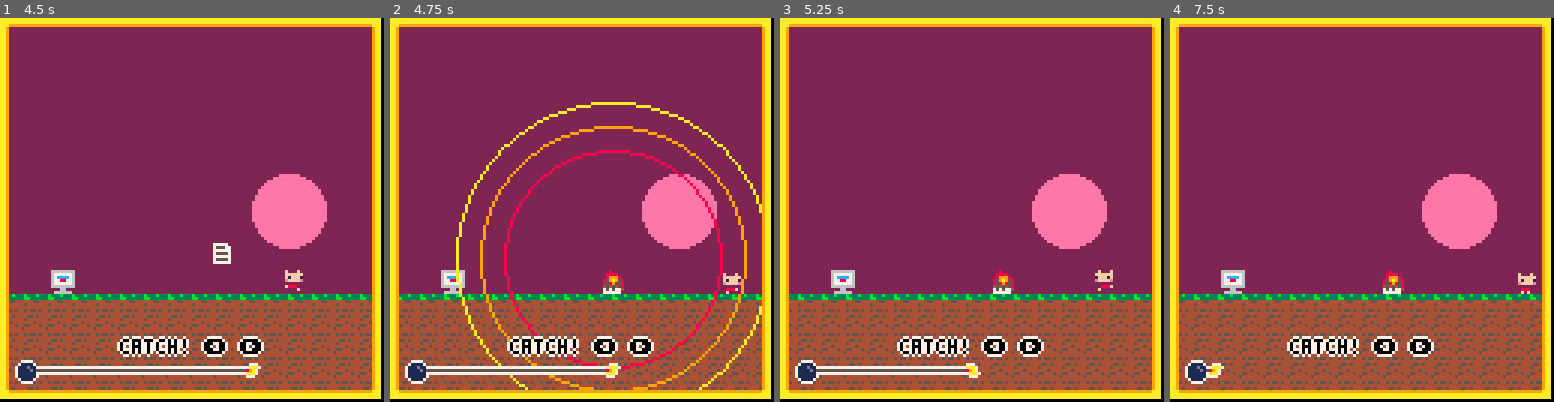
Above: before the commit, frames 1-4 (left to right).
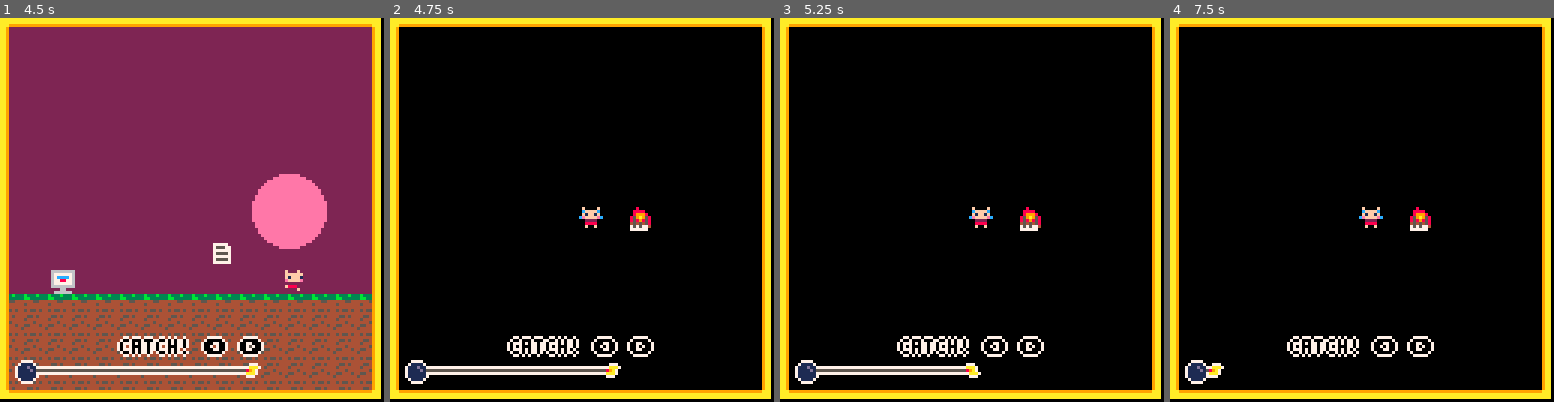
Above: after the commit, the same moments.

Repository: Kirais/PhDWare
Game: PICO-8 cartridge catch_phd_hat.p8
The game is run twice, just before and just after one commit, with the same random seed, the same clock (stepped at 60 frames per second) and the same inputs.
Inputs:
- Up to frame 1 (4.5 s): tap O (Z key) at 0.7, 1.7, 2.1, 2.5, 2.9, 3.3, 3.7, 4.1 s; hold Right 1.6-2.1 s; hold Right 2.47-3.03 s; hold Left 3.08-3.58 s; hold Right from 4.02 s (still down)
- Up to frame 2 (4.75 s): tap O (Z key) at 4.5 s; release Right at 4.68 s
- Up to frame 3 (5.25 s): tap O (Z key) at 4.9 s; hold Left from 5.08 s (still down)
- Up to frame 4 (7.5 s): tap O (Z key) every 0.4 s from 5.3 to 7.3 s; release Left at 5.68 s; hold Right 6.08-6.58 s; hold Right 6.63-7.13 s

Frame 1 is identical in both runs. In frame 2, 86% of the frame differs, in the area x 2-97%, y 2-97%; in frame 3, 87%; in frame 4, 87%.

Commit message:
add crying animation

Diff:
--- a/catch_phd_hat.p8
+++ b/catch_phd_hat.p8
@@ -287,6 +287,11 @@
  circ(paper.x+4, paper.y-4, c_rl - 16, 8)
  circ(paper.x+4, paper.y-4, c_rl - 8, 9)
  circ(paper.x+4, paper.y-4, c_rl, 10)
+
+ cls(0)
+ spr(paper.frame, 63+2*8,63)
+ player.frame = 20+flr(3*(2*t%1))
+ spr(player.frame, 63, 63)
 end
 
 function round(n)
@@ -678,14 +683,14 @@
 444454443bb33333002220000022200000888f000f88800000222000000000000000000066666666000000000000000000000000000000000000000000000000
 45544454444455440088800000888f000f00000000000f000f888000000000000000000000066000000000000000000000000000000000000000000000000000
 544444444544444400f0f00000f0000000000000000000000000f000000000000000000006666660000000000000000000000000000000000000000000000000
-0f0000f00f0000f000000000000000000f0000f00f0000f00000000000000000000000000f0000f00f0000f00000000000000000000000000000000000000000
-0f1ff1f00ffffff00f0000f00f0000f00ffffff00ffffff00f0000f00f0000f00f0000f00ffffff00ffffff00f0000f000000000000000000000000000000000
-0effffe00f1ff1f00ffffff00ffffff00f1ff1f00f1ff1f00ffffff00ffffff00ffffff00ffffff00ffffff00ffffff000000000000000000000000000000000
-0ff44ff00effffe00f1ff1f00f1ff1f00effffe00effffe00f1ff1f00ffffff00ffffff00ffffff00ffffff00ffffff000000000000000000000000000000000
-00f44f0000f44f000effffe00effffe000222200002222000effffe00ffffff00ffffff000222200002222000ffffff000000000000000000000000000000000
-0022220000222200002222000022220000888f00008888000022220000222200002222000088880000888f000022220000000000000000000000000000000000
-00888800008888000088880000888f0000f0000000000f0000888800008888000088880000000f0000f0000000888f0000000000000000000000000000000000
-00f00f0000f00f0000f00f0000f00000000000000000000000000f0000f00f0000000f00000000000000000000f0000000000000000000000000000000000000
+0f0000f00f0000f00000000000000000000000000f0000f00000000000000000000000000f0000f00f0000f00000000000000000000000000000000000000000
+0f1ff1f00ffffff00f0000f00f0000f00f0000f00cffffc0cf0000fc0f0000f00f0000f00ffffff00ffffff00f0000f000000000000000000000000000000000
+0effffe00f1ff1f00ffffff00cffffc0cffffffc0f1ff1f00ffffff00ffffff00ffffff00ffffff00ffffff00ffffff000000000000000000000000000000000
+0ff44ff00effffe00f1ff1f00f1ff1f00fcffcf0ceffffec0fcffcf00ffffff00ffffff00ffffff00ffffff00ffffff000000000000000000000000000000000
+00f44f0000f44f000effffe00effffe00effffe000222200ceffffec0ffffff00ffffff000222200002222000ffffff000000000000000000000000000000000
+00222200002222000022220000222200c022220c008888000022220000222200002222000088880000888f000022220000000000000000000000000000000000
+008888000088880000888800008888000088880000f00f0000888800008888000088880000000f0000f0000000888f0000000000000000000000000000000000
+00f00f0000f00f0000f00f0000f00f0000f00f0000000000c0f00f0c00f00f0000000f00000000000000000000f0000000000000000000000000000000000000
 00000000000800000000080000000000000000000000000000000000000000000000000000000000000000000000000000000000000000000000000000000000
 07777700008888000008888000000000000000000000000000000000000000000000000000000000000000000000000000000000000000000000000000000000
 07555770008999800089998000000000000000000000000000000000000000000000000000000000000000000000000000000000000000000000000000000000
